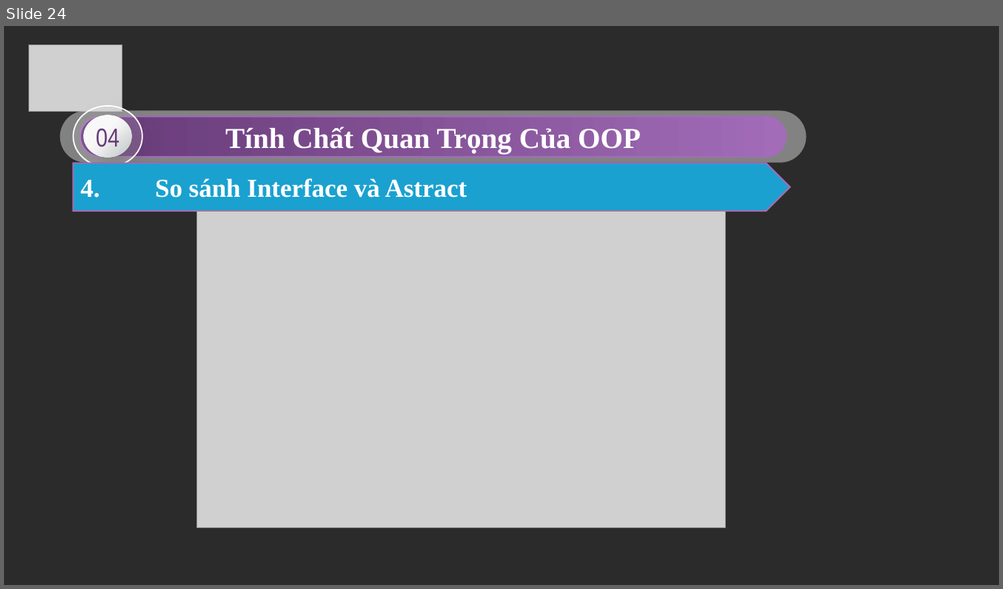
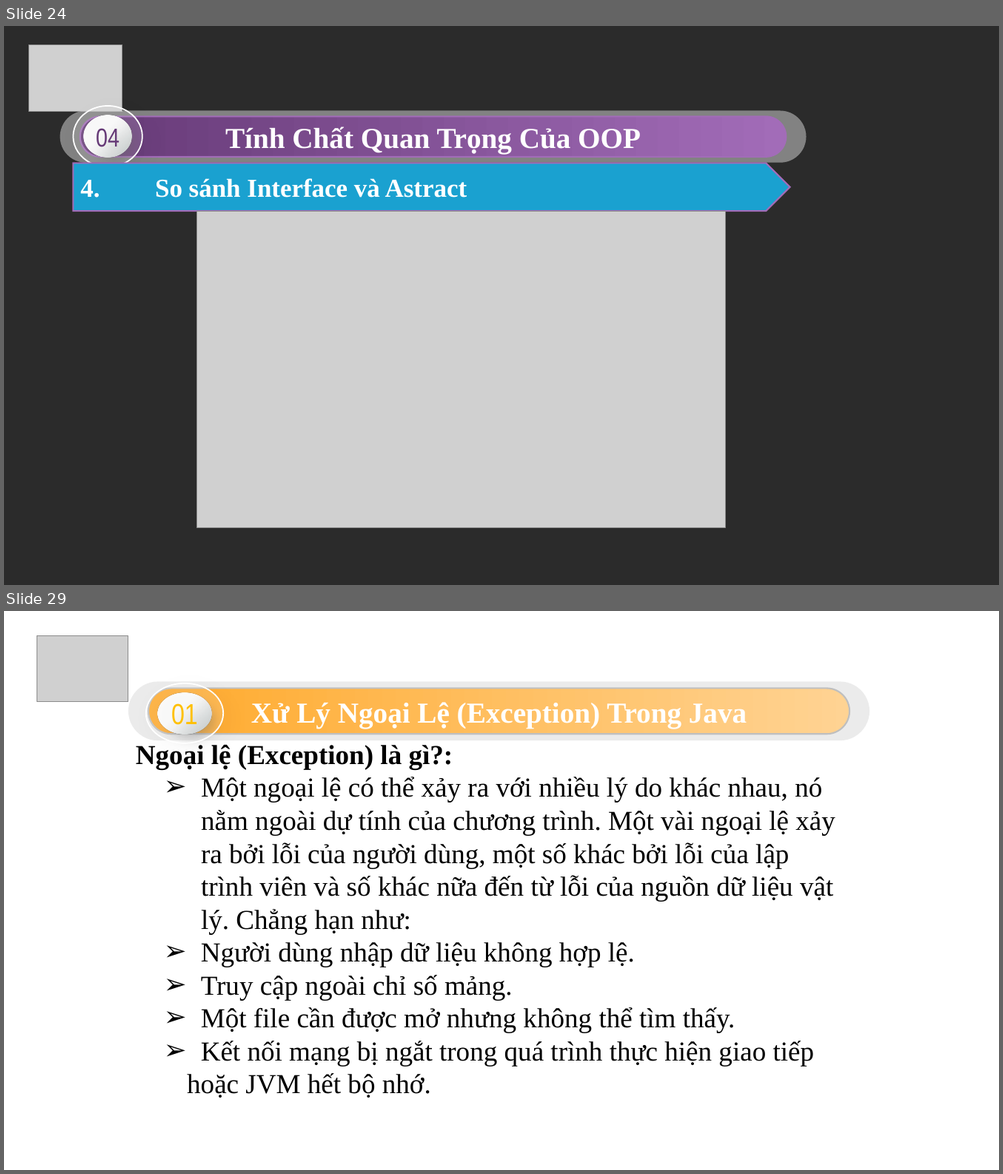
Before and after one commit to sonnguyen17099/t3h_slide, a slide deck: Bài 5.pptx. Shown one above the other, each under a label of ours: slide 24 before the commit, slides 24 and 29 after it; the slides between them are not shown. The pictures are 1003x589 and 1003x1174 pixels, drawn with LibreOffice and Linux fonts; fonts in the diff are those of the drawing; grey boxes stand for pictures; background and template pictures are left out; a plain dark background stands for a picture behind light text. Boxes give left, top, right and bottom in pixels: in the first picture for what was removed or moved away, otherwise in the second. Text is boxed around its words. In the diff, an @@ line names an element or a change of style, - is before the commit and + after.

```diff
--- a/Bài 5.pptx
+++ b/Bài 5.pptx
@@ slide 29 added at (4,611,999,1170), background #FFFFFF @@
@@ picture added at (37,635,128,701) @@
@@ rounded rectangle added at (128,682,870,741), fill #D9D9D9 at 50% opacity @@
@@ group added at (146,675,251,780): 3 ellipses, 1 freeform shape @@
+01
@@ rounded rectangle added at (148,689,849,734), fill gradient #FFAA2D to #FFD393, outline #FFFFFF 1.5 pt, 28 pt, text #FFFFFF, bold @@
+Xử Lý Ngoại Lệ (Exception) Trong Java
@@ text added at (136,744,835,1098), 26.5 pt, text #000000 @@
+Ngoại lệ (Exception) là gì?:
+  ➢ Một ngoại lệ có thể xảy ra với nhiều lý do khác nhau, nó nằm ngoài dự tính của chương trình. Một vài ngoại lệ xảy ra bởi lỗi của người dùng, một số khác bởi lỗi của lập trình viên và số khác nữa đến từ lỗi của nguồn dữ liệu vật lý. Chẳng hạn như:
+  ➢ Người dùng nhập dữ liệu không hợp lệ.
+  ➢ Truy cập ngoài chỉ số mảng.
+  ➢ Một file cần được mở nhưng không thể tìm thấy.
+  ➢ Kết nối mạng bị ngắt trong quá trình thực hiện giao tiếp hoặc JVM hết bộ nhớ.
```
Also in this commit, not shown: 27 other slides added.
